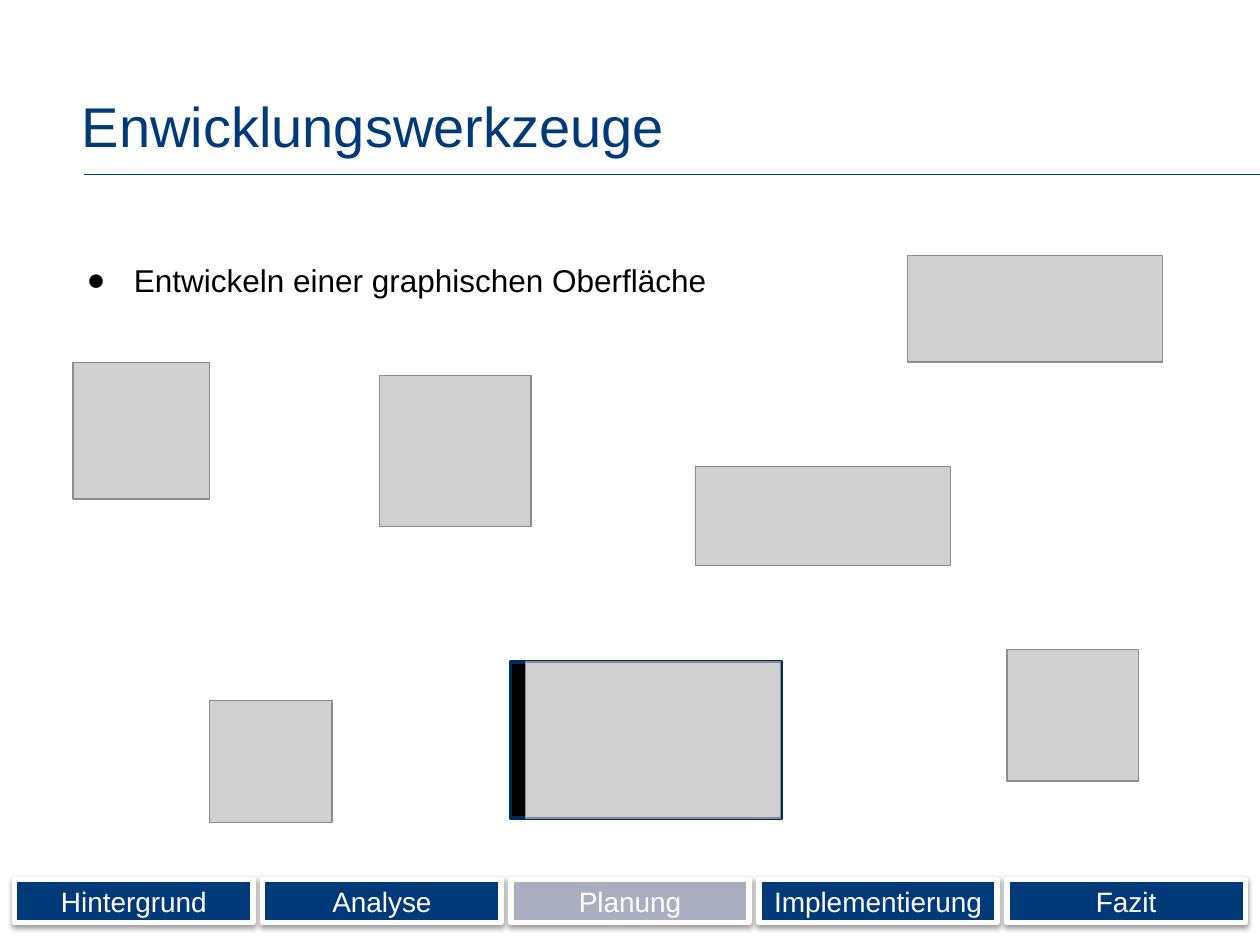
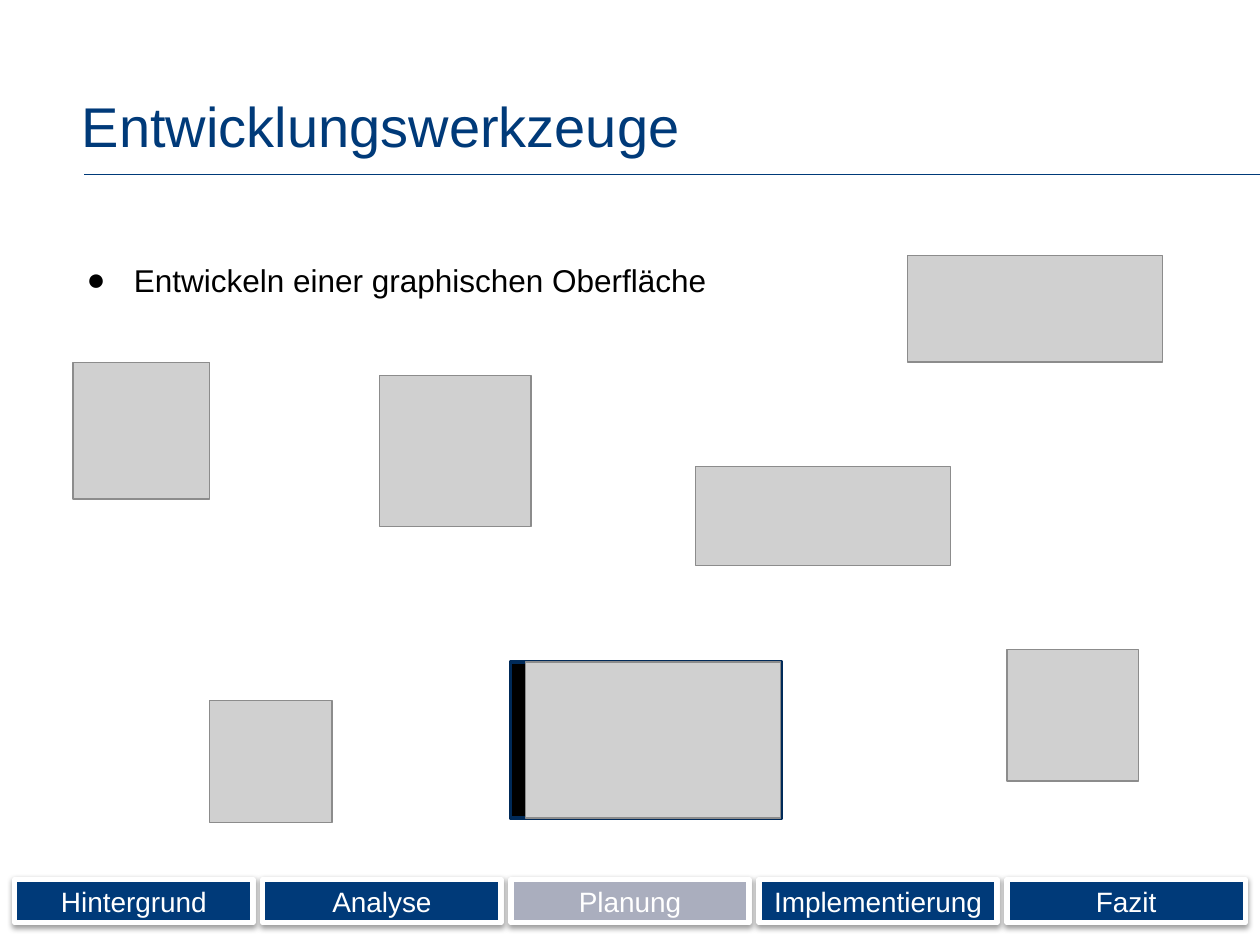
Before and after one commit to Wolle1508/SE-Projekt, a slide deck: slide 15 of Präsentation.pptx. Drawn at 1260x945 pixels with LibreOffice and Linux fonts; fonts in the diff are those of the drawing; grey boxes stand for pictures; background and template pictures are left out. Boxes give left, top, right and bottom in pixels: in the first picture for what was removed or moved away, otherwise in the second. Text is boxed around its words. In the diff, an @@ line names an element or a change of style, - is before the commit and + after.

```diff
--- a/Präsentation.pptx
+++ b/Präsentation.pptx
@@ title at (82, 106, 679, 158): text changed @@
-Enwicklungswerkzeuge
+Entwicklungswerkzeuge
```
Also in this commit, not shown: 8 other slides changed, 1 other file.
